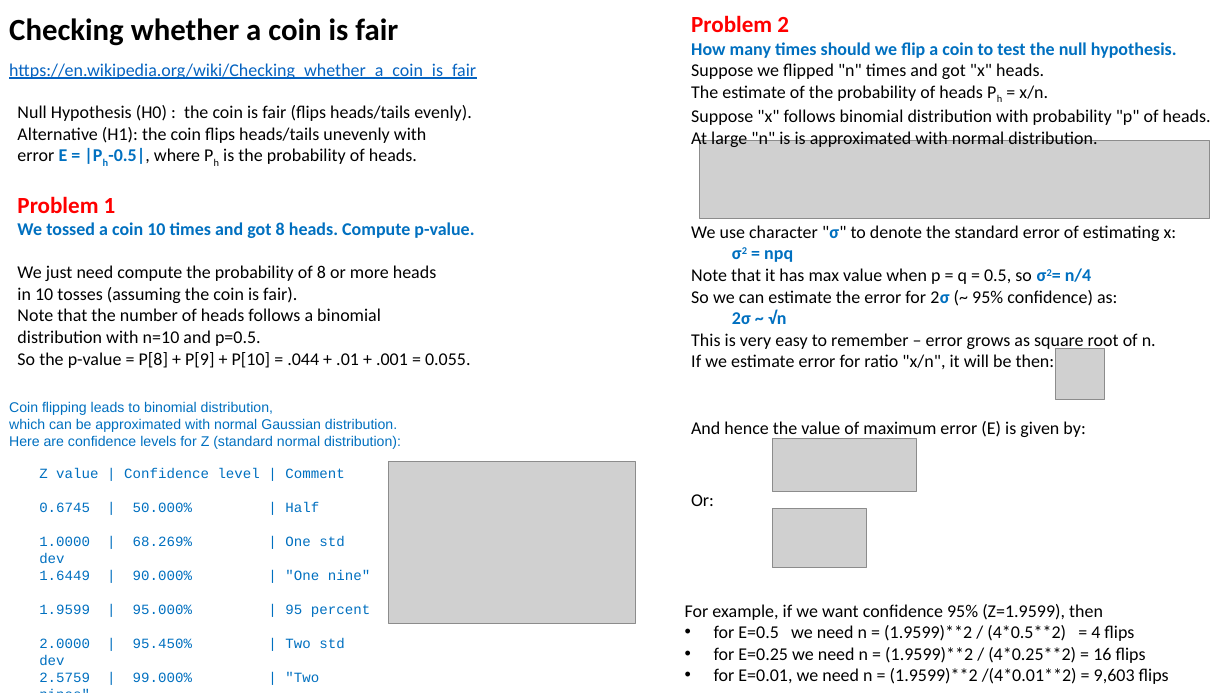
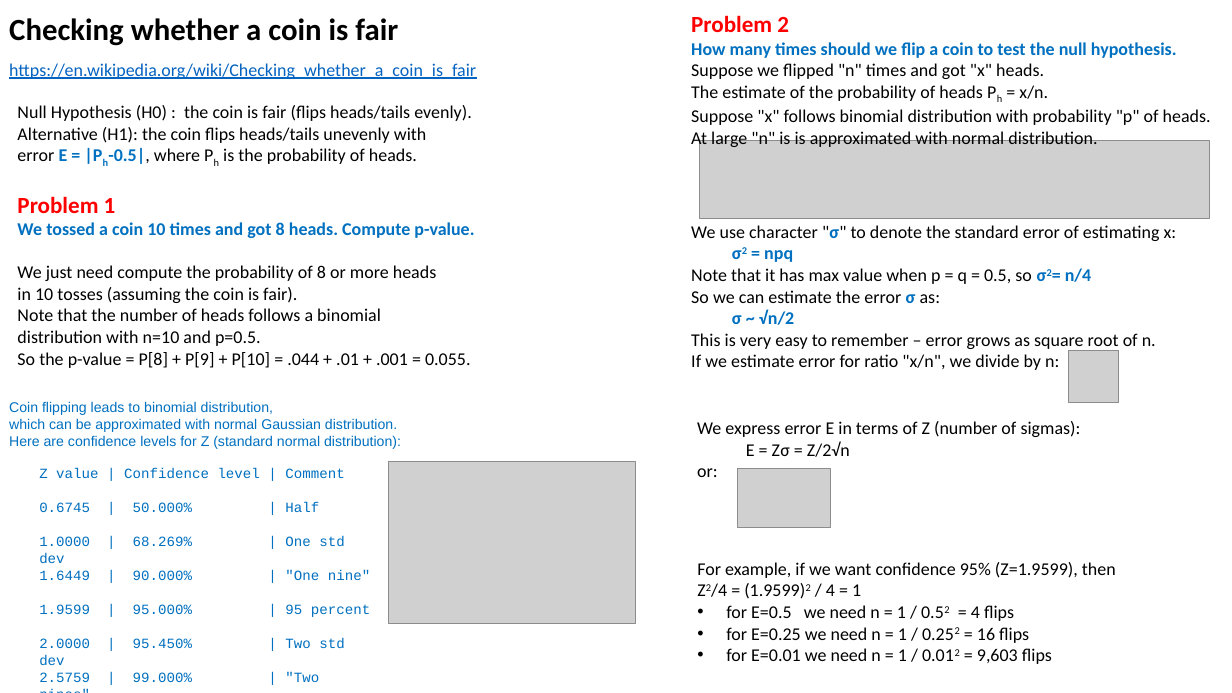
Before and after one commit to lselector/ml_ai_doc, a slide deck: slide 3 of statistics_02_binomial_distribution.pptx. Drawn at 1232x693 pixels with LibreOffice and Linux fonts; fonts in the diff are those of the drawing; grey boxes stand for pictures. Boxes give left, top, right and bottom in pixels: in the first picture for what was removed or moved away, otherwise in the second. Text is boxed around its words. In the diff, an @@ line names an element or a change of style, - is before the commit and + after.

```diff
--- a/statistics_02_binomial_distribution.pptx
+++ b/statistics_02_binomial_distribution.pptx
@@ text at (691, 290, 940, 325): text changed @@
-So we can estimate the error for 2σ (~ 95% confidence) as:
-2σ ~ √n
+So we can estimate the error σ as:
+σ ~ √n/2
@@ text at (691, 354, 1059, 370): text changed @@
-If we estimate error for ratio "x/n", it will be then:
+If we estimate error for ratio "x/n", we divide by n:
@@ picture: place and size @@
-picture at (1055, 348, 1105, 399)
+picture at (1069, 351, 1119, 402)
@@ text at (697, 421, 1081, 477): text changed @@
-And hence the value of maximum error (E) is given by:
+We express error E in terms of Z (number of sigmas):
+E = Zσ = Z/2√n
+or:
@@ picture removed at (773, 438, 917, 492) @@
@@ picture: place and size @@
-picture at (773, 509, 867, 568)
+picture at (738, 470, 832, 529)
@@ text removed at (691, 494, 714, 506) @@
-Or:
@@ text "For example, if we want ...": place and size @@
-text "For example, if we want ..." at (685, 604, 1169, 684)
+text "For example, if we want ..." at (697, 562, 1116, 664)
@@ text at (711, 583, 1052, 664): text changed @@
-• for E=0.5 we need n = (1.9599)**2 / (4*0.5**2) = 4 flips
-• for E=0.25 we need n = (1.9599)**2 / (4*0.25**2) = 16 flips
-• for E=0.01, we need n = (1.9599)**2 /(4*0.01**2) = 9,603 flips
+Z2/4 = (1.9599)2 / 4 = 1
+• for E=0.5 we need n = 1 / 0.52 = 4 flips
+• for E=0.25 we need n = 1 / 0.252 = 16 flips
+• for E=0.01 we need n = 1 / 0.012 = 9,603 flips
```
Also in this commit, not shown: 3 other slides changed, 3 other files.
